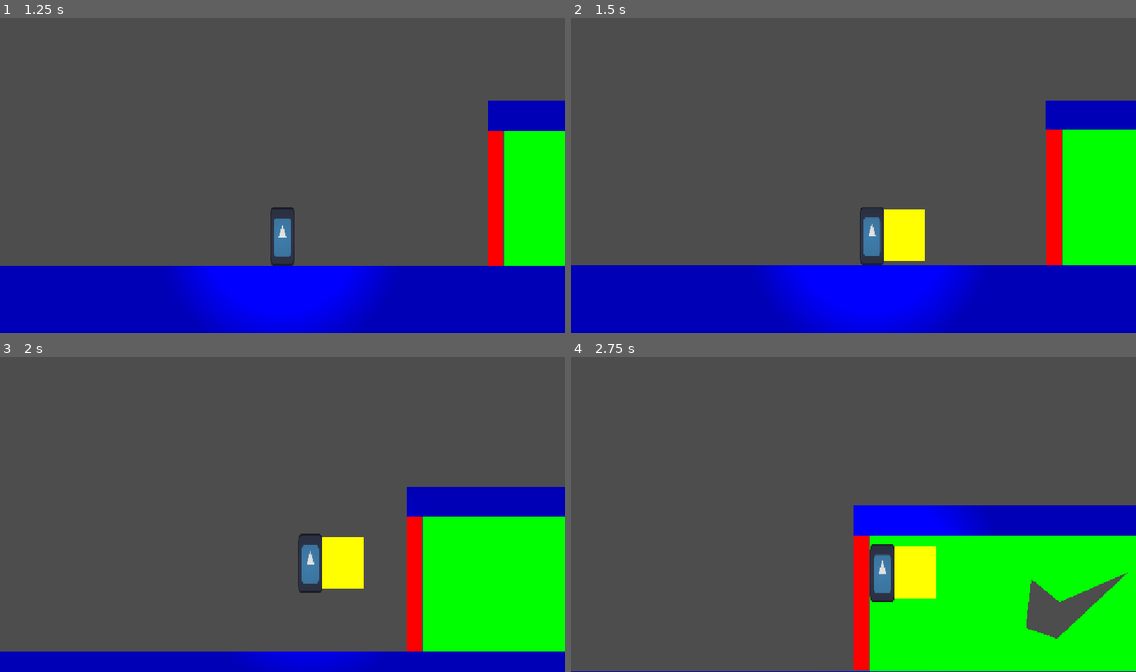
Above: before the commit, frames 1-4 (two rows, left to right).
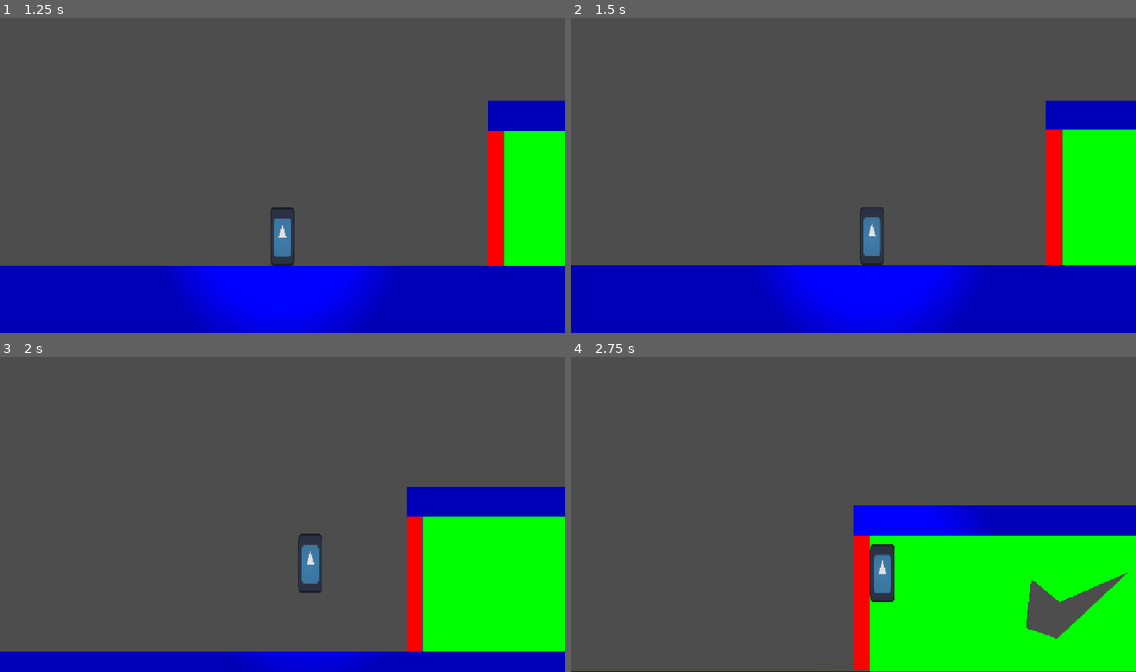
Above: after the commit, the same moments.

Repository: Triopking/Beat-Them-Up
Game: Godot game, scene res://Scenes/menu.tscn
The game is run twice, just before and just after one commit, with the same random seed, the same clock (stepped at 60 frames per second) and the same inputs. The engine's default icon, where the game draws it, is replaced by a stand-in: a white triangle on a blue panel in a dark square.
Inputs (mouse positions are in pixels of both pictures, inside the frame that each line leads up to):
- Up to frame 1 (1.25 s): click "Play" at 0.5 s
- Up to frame 2 (1.5 s): move the mouse to (977, 159) at 1.27 s; hold D (Right) from 1.28 s (still down); click (977, 159) at 1.35 s
- Up to frame 3 (2 s): keep holding D (Right); tap Space (Jump) at 1.52 s
- Up to frame 4 (2.75 s): keep holding D (Right); move the mouse to (740, 530) at 2.02 s; tap Shift (Sprint) at 2.1 s; tap Space (Jump) at 2.27 s; click (740, 530) at 2.3 s

Frame 1 is identical in both runs. In frame 2, 1.2% of the frame differs, in the area x 55-63%, y 60-78%; in frame 3, 1.2%; in frame 4, 1.2%, in the area x 57-65%, y 60-77%.

Commit message:
fighting

Diff:
--- a/mechanic-gaunlet/Scenes/player.tscn
+++ b/mechanic-gaunlet/Scenes/player.tscn
@@ -76,5 +76,8 @@
 texture = SubResource("GradientTexture2D_8ie3n")
 
 [node name="AttackDuration" type="Timer" parent="." unique_id=1197141916]
+wait_time = 0.5
 
 [node name="AttackCooldown" type="Timer" parent="." unique_id=730719387]
+
+[connection signal="timeout" from="AttackDuration" to="." method="_on_attack_duration_timeout"]
--- a/mechanic-gaunlet/Scripts/Global.gd
+++ b/mechanic-gaunlet/Scripts/Global.gd
@@ -4,8 +4,8 @@
 var score
 
 #player's charged up gaunlet power
-var gaunlet_power
-const GAUNLET_MAX = 100
+var gauntlet_power
+const GAUNTLET_MAX = 100
 
 # Called when the node enters the scene tree for the first time.
 func _ready() -> void:
--- a/mechanic-gaunlet/Scripts/Player.gd
+++ b/mechanic-gaunlet/Scripts/Player.gd
@@ -7,6 +7,9 @@
 const TOPSPEED = 35000
 const JUMP_VELOCITY = -400.0
 
+#timers
+@onready var attack_duration: Timer = $AttackDuration
+@onready var attack_cooldown: Timer = $AttackCooldown
 
 func _ready() -> void:
 	$Side1/CollisionShape2D.disabled = true
@@ -36,6 +39,7 @@
 	if Input.is_action_just_pressed("attack1"):
 		$Side1/CollisionShape2D.disabled = false
 		$Side1/CollisionShape2D/Sprite2D.visible = true
+		attack_duration.start()
 
 	# Get the input direction and handle the movement/deceleration.
 	# As good practice, you should replace UI actions with custom gameplay actions.
@@ -48,3 +52,8 @@
 		velocity.x = move_toward(velocity.x, 0, SPEED)
 
 	move_and_slide()
+
+
+func _on_attack_duration_timeout() -> void:
+	$Side1/CollisionShape2D.disabled = true
+	$Side1/CollisionShape2D/Sprite2D.visible = false
--- a/mechanic-gaunlet/project.godot
+++ b/mechanic-gaunlet/project.godot
@@ -61,9 +61,14 @@
 , Object(InputEventKey,"resource_local_to_scene":false,"resource_name":"","device":-1,"window_id":0,"alt_pressed":false …(186 unchanged characters)…
 ]
 }
-attack1={
+AttackR={
 "deadzone": 0.2,
-"events": [Object(InputEventMouseButton,"resource_local_to_scene":false,"resource_name":"","device":-1,"window_id":0,"alt_pressed":false,"shift_pressed":false,"ctrl_pressed":false,"meta_pressed":false,"button_mask":1,"position":Vector2(337, 21),"global_position":Vector2(351, 94),"factor":1.0,"button_index":1,"canceled":false,"pressed":true,"double_click":false,"script":null)
+"events": [Object(InputEventKey,"resource_local_to_scene":false,"resource_name":"","device":-1,"window_id":0,"alt_pressed":false,"shift_pressed":false,"ctrl_pressed":false,"meta_pressed":false,"pressed":false,"keycode":0,"physical_keycode":69,"key_label":0,"unicode":101,"location":0,"echo":false,"script":null)
+]
+}
+AttackL={
+"deadzone": 0.2,
+"events": [Object(InputEventKey,"resource_local_to_scene":false,"resource_name":"","device":-1,"window_id":0,"alt_pressed":false,"shift_pressed":false,"ctrl_pressed":false,"meta_pressed":false,"pressed":false,"keycode":0,"physical_keycode":81,"key_label":0,"unicode":113,"location":0,"echo":false,"script":null)
 ]
 }
 
